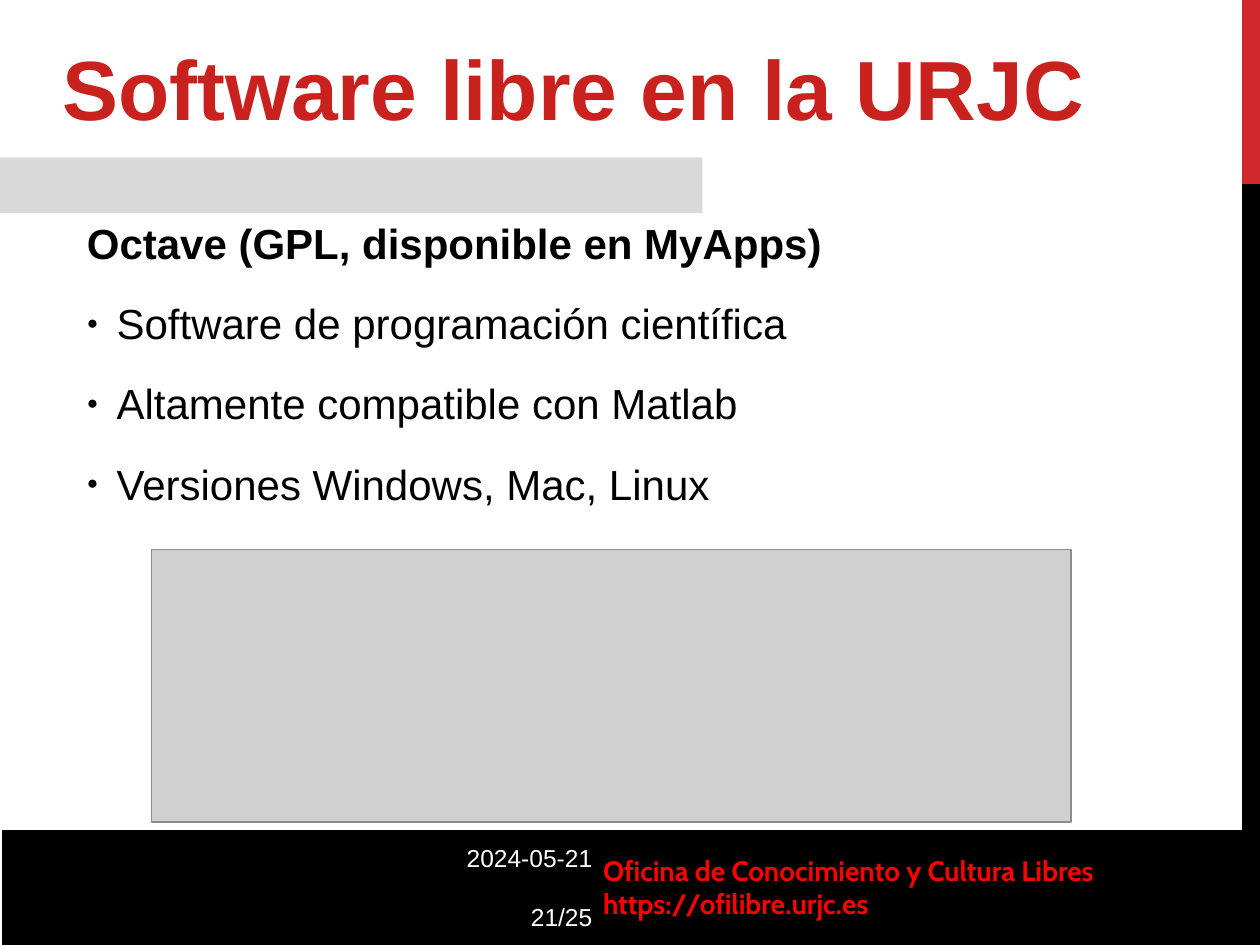
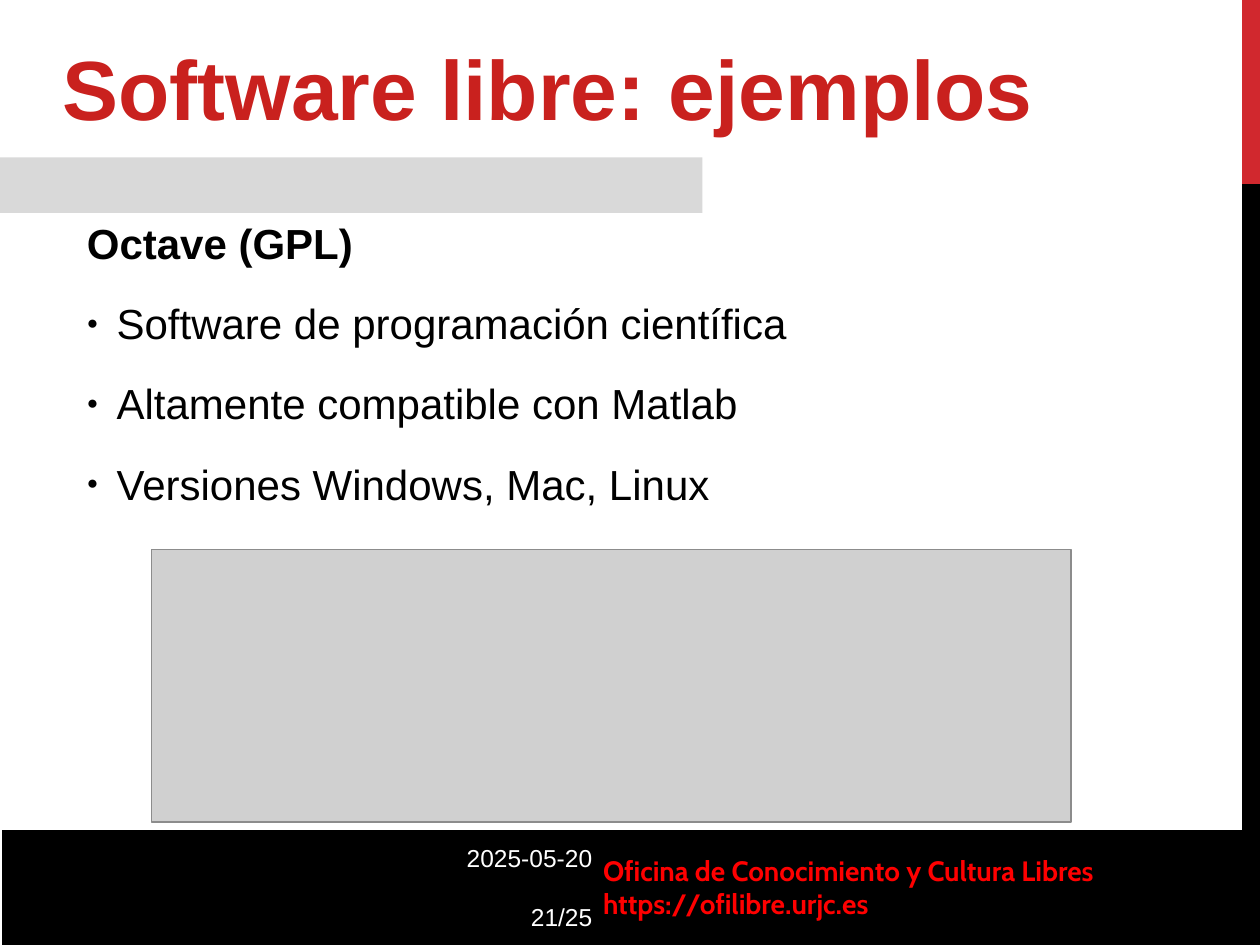
Before and after one commit to roberto-red/ofilibre, a slide deck: slide 21 of static/transpas/curso-cultura-libre/Software_Libre.odp. Drawn at 1260x945 pixels with LibreOffice and Linux fonts; fonts in the diff are those of the drawing; grey boxes stand for pictures; background and template pictures are left out. Boxes give left, top, right and bottom in pixels: in the first picture for what was removed or moved away, otherwise in the second. Text is boxed around its words. In the diff, an @@ line names an element or a change of style, - is before the commit and + after.

Commit message:
Transpas de software libre

```diff
--- a/static/transpas/curso-cultura-libre/Software_Libre.odp
+++ b/static/transpas/curso-cultura-libre/Software_Libre.odp
@@ text at [63,59,1033,136]: text changed @@
-Software libre en la URJC
+Software libre: ejemplos
@@ text at [87,228,353,268]: text changed @@
-Octave (GPL, disponible en MyApps)
+Octave (GPL)
@@ text at [467,850,592,868]: text changed @@
-2024-05-21
+2025-05-20
```
Also in this commit, not shown: 14 other slides changed, 3 other files.
